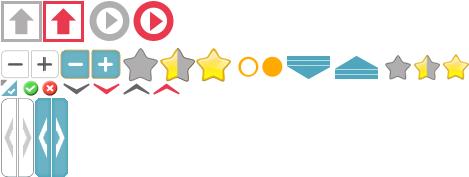
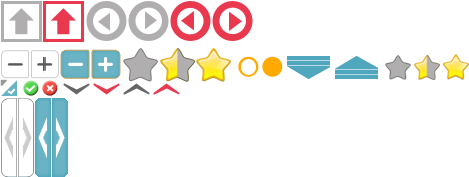
The second 469×177 image is a revision of the first. Changes to its layers:
renamed "形状 34 副本 2" to "形状 35 副本 3", moved it above "形状 35 副本", painted on it over (x1=128, y1=1, x2=174, y2=41)
removed layer "形状 34" over (x1=89, y1=1, x2=130, y2=41)
painted on "形状 35 副本" over (x1=86, y1=1, x2=127, y2=41)
added layer "形状 35 副本 2" above "形状 35" over (x1=212, y1=1, x2=253, y2=41)
painted on "形状 35" over (x1=150, y1=1, x2=211, y2=41)
